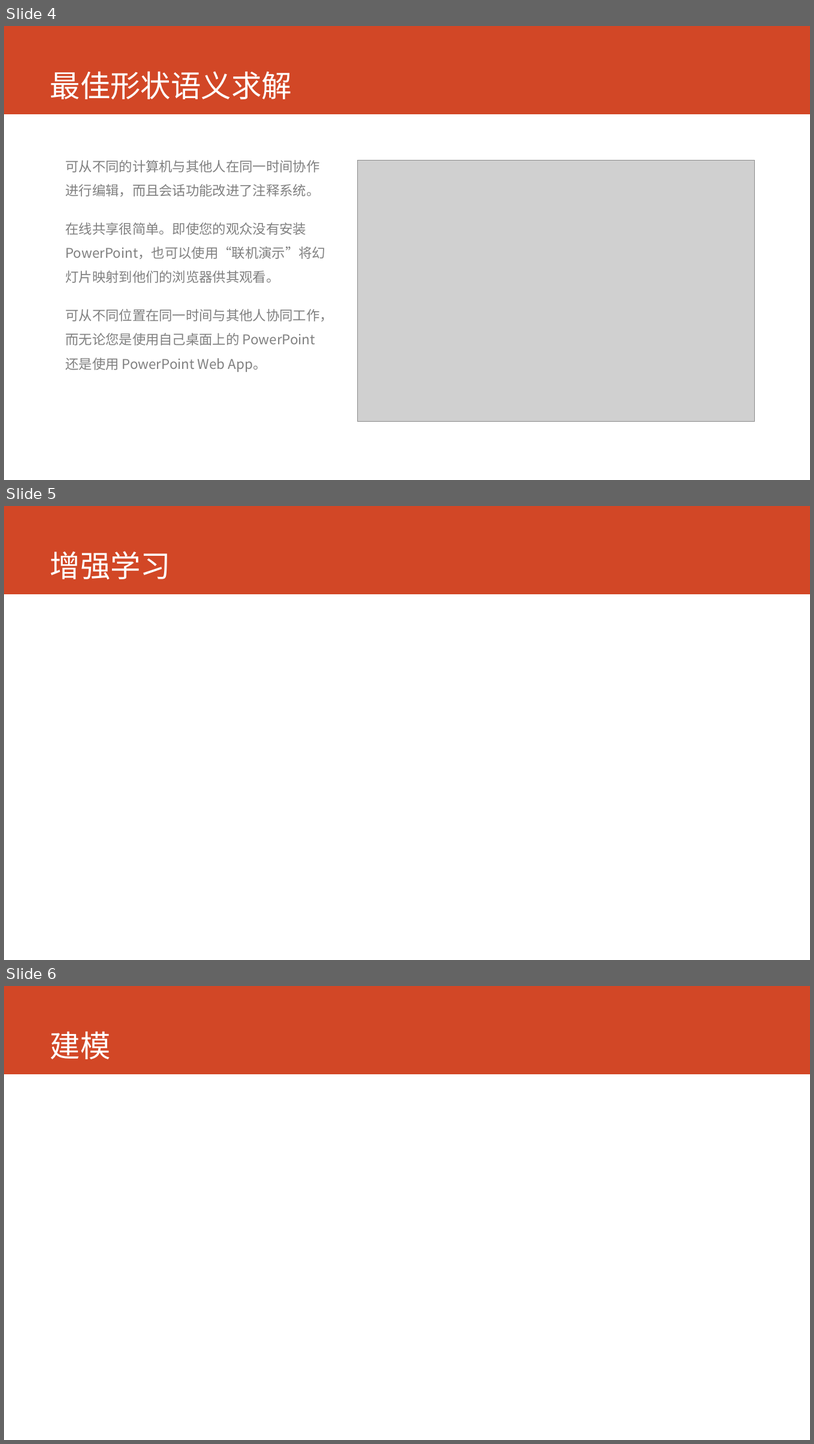
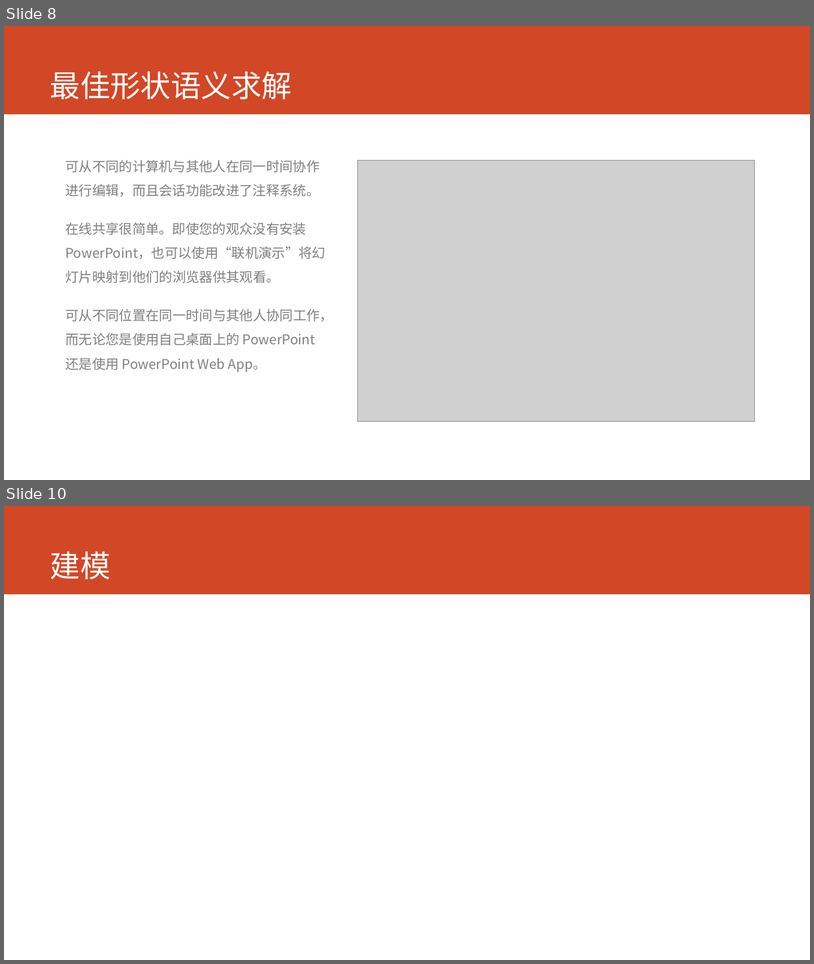
Before and after one commit to cartosquare/graduation-thesis-defenses, a slide deck: 基于形状语义和增强学习的建筑.pptx. Shown one above the other, each under a label of ours: slides 4, 5 and 6 before the commit, slides 8 and 10 after it; the slides between them are not shown. The pictures are 814x1444 and 814x964 pixels, drawn with LibreOffice and Linux fonts; fonts in the diff are those of the drawing; grey boxes stand for pictures. Boxes give left, top, right and bottom in pixels: in the first picture for what was removed or moved away, otherwise in the second. Text is boxed around its words. In the diff, an @@ line names an element or a change of style, - is before the commit and + after.

```diff
--- a/基于形状语义和增强学习的建筑.pptx
+++ b/基于形状语义和增强学习的建筑.pptx
@@ slide 5 removed at [4, 506, 810, 960], background #FFFFFF; not listed: 1 template element that a slide beside it also shows @@
@@ title removed at [50, 551, 171, 580] @@
-增强学习
@@ what was slide 4 is now slide 8 @@
@@ what was slide 6 is now slide 10 @@
```
Also in this commit, not shown: 1 slide changed, 6 slides added, 1 other slide removed, 3 other files.
